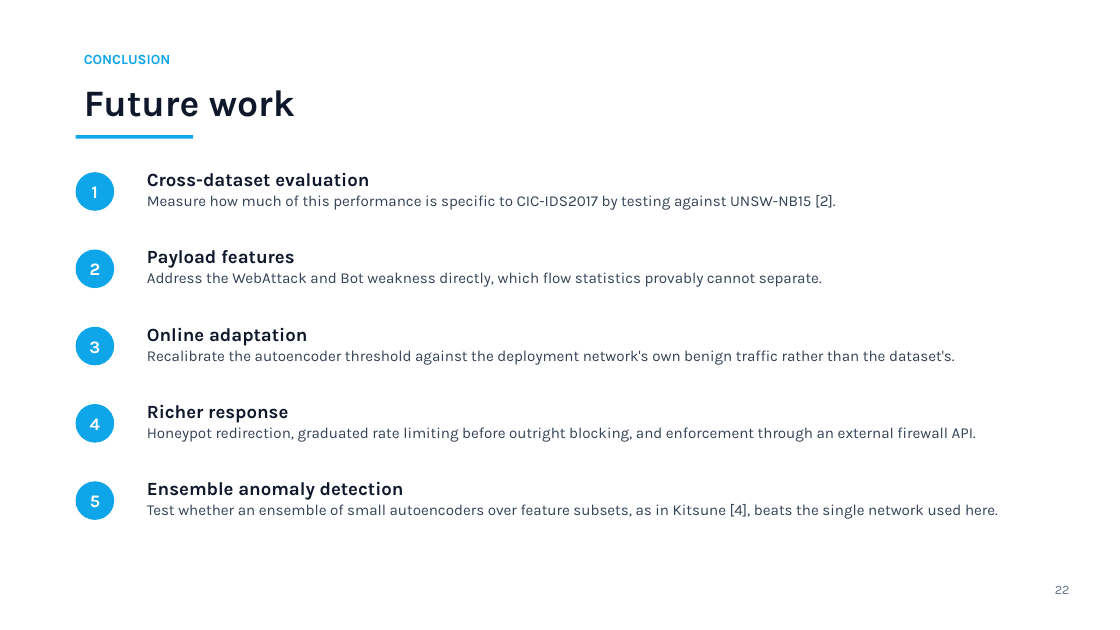
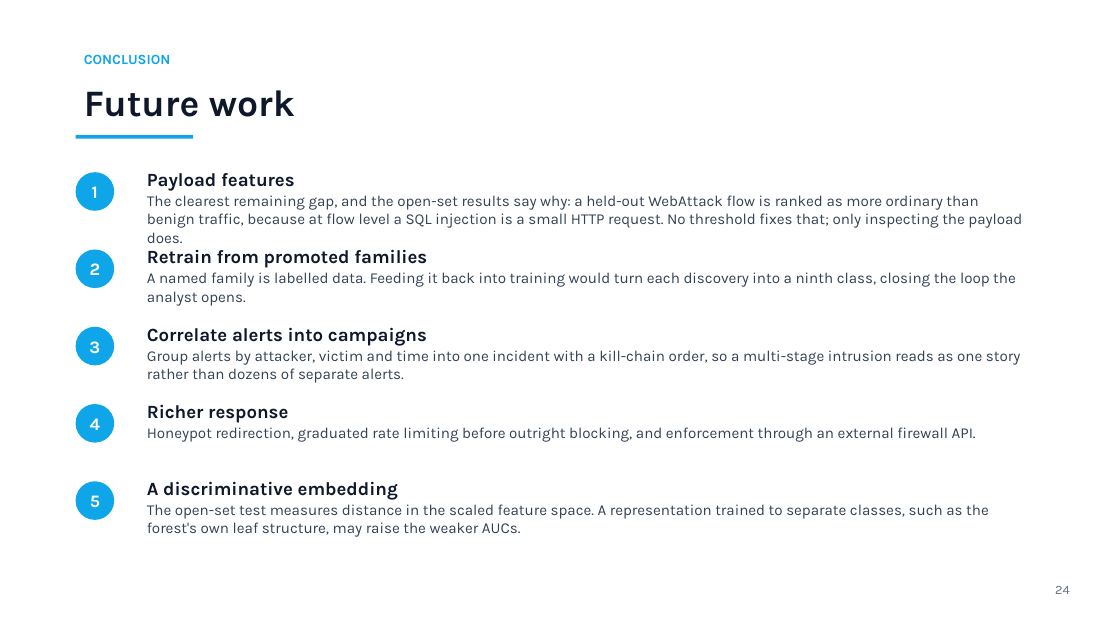
Before and after one commit to nik123-py/ai-based-network-intrusion-detection-system, a slide deck: slide 24 of presentation/Netra.pptx (slide 22 before the commit). Drawn at 1120x630 pixels with LibreOffice and Linux fonts; fonts in the diff are those of the drawing. Boxes give left, top, right and bottom in pixels: in the first picture for what was removed or moved away, otherwise in the second. Text is boxed around its words. In the diff, an @@ line names an element or a change of style, - is before the commit and + after.

Commit message:
Add open-set recognition, unknown-family discovery and course deliverables
The classifiers were closed-set: predict_proba is a distribution over the eight
trained classes, so a novel attack is forced into one of them. Measured over
leave-one-class-out folds, the closed-set baseline reports the majority of an
unseen attack as Benign in 6 of 7 cases and raises no alert at all.

Detection layer:
- src/models/openset.py: conformal open-set test over class-conditional
  k-nearest-neighbour distances. alpha is a false-alarm budget fixed in advance,
  not a tuned threshold; measured 0.0468 against a promised 0.05. The
  class-conditional Gaussian score is kept as a measured ablation because it
  rejects only 0.22% of a foreign network, CIC benign traffic being multi-modal.
- src/detection/discovery.py: online leader clustering of rejected flows by the
  direction in which they deviate from normal, with stable NETRA-Uxxx ids,
  readable fingerprints, persistence and analyst promotion.
- Engine, REST API, CLI and desktop app integration. Nothing now emits the old
  unlabelled "Anomaly (unknown)" alert.

Response fix: _raise inferred the firewall action at the point of use and mapped
every non-high severity to a quarantine, so an autoencoder alert at confidence
0.08 rate-limited a host. The policy is now one table and low severity acts.

Results (reports/OPENSET.md): novel family reported in 5 of 7 folds at mean
purity 0.991; on UNSW-NB15 95.09% of traffic is reported unrecognised against
4.68% in domain. Families track individual attack tools, finer than the labels.

Deliverables: docs/concepts.tex viva primer, presentation/Netra_Pitch.pptx, and
docs/Netra_Case_Study_Report.docx built to the department template with 18
figures. Tests 58 -> 96.

```diff
--- a/presentation/Netra.pptx
+++ b/presentation/Netra.pptx
@@ text at [147,173,1022,243]: text changed @@
-Cross-dataset evaluation
-Measure how much of this performance is specific to CIC-IDS2017 by testing against UNSW-NB15 [2].
+Payload features
+The clearest remaining gap, and the open-set results say why: a held-out WebAttack flow is ranked as more ordinary than benign traffic, because at flow level a SQL injection is a small HTTP request. No threshold fixes that; only inspecting the payload does.
@@ text at [147,249,1016,306]: text changed @@
-Payload features
-Address the WebAttack and Bot weakness directly, which flow statistics provably cannot separate.
+Retrain from promoted families
+A named family is labelled data. Feeding it back into training would turn each discovery into a ninth class, closing the loop the analyst opens.
@@ text at [147,327,1020,383]: text changed @@
-Online adaptation
-Recalibrate the autoencoder threshold against the deployment network's own benign traffic rather than the dataset's.
+Correlate alerts into campaigns
+Group alerts by attacker, victim and time into one incident with a kill-chain order, so a multi-stage intrusion reads as one story rather than dozens of separate alerts.
@@ text at [147,481,989,537]: text changed @@
-Ensemble anomaly detection
-Test whether an ensemble of small autoencoders over feature subsets, as in Kitsune [4], beats the single network used here.
+A discriminative embedding
+The open-set test measures distance in the scaled feature space. A representation trained to separate classes, such as the forest's own leaf structure, may raise the weaker AUCs.
@@ text at [1055,586,1070,594]: text changed @@
-22
+24
```
Also in this commit, not shown: 10 other slides changed, 2 slides added, 49 other files.
